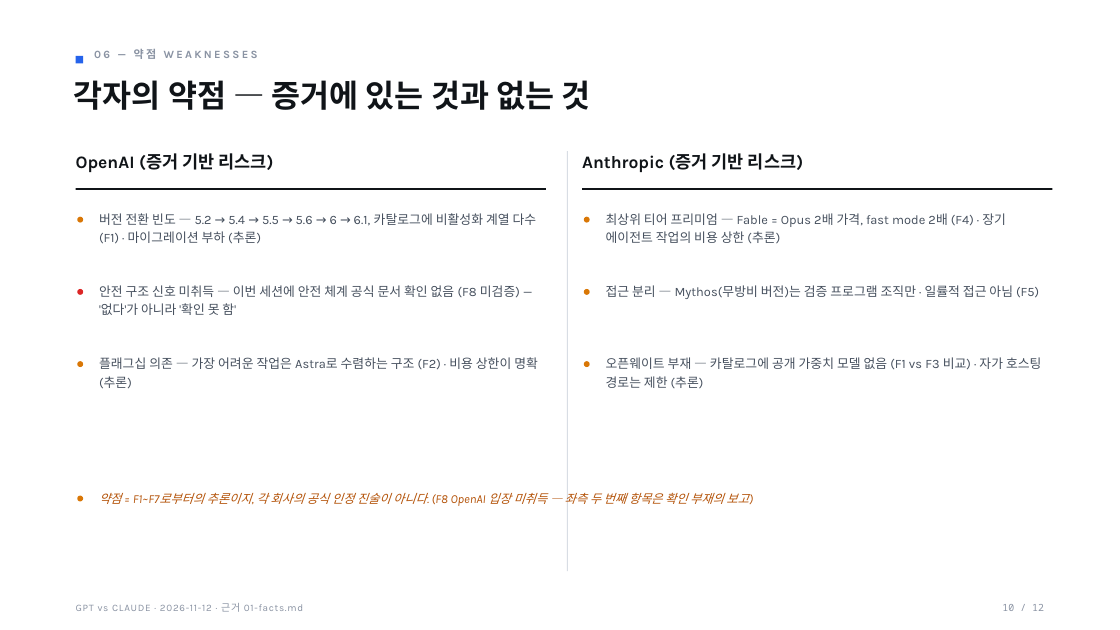
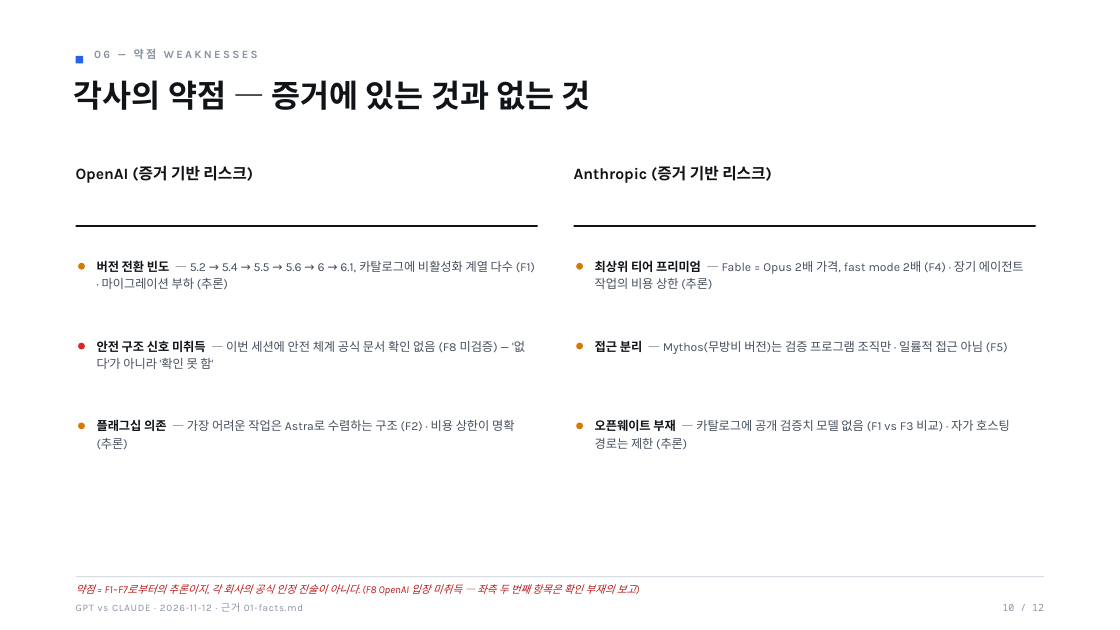
Before and after one commit to yjj3019/AI-Harness, a slide deck: slide 10 of docs/practice/ai-model-competition-2026-11-12/03-deck.pptx. Drawn at 1120x630 pixels with LibreOffice and Linux fonts; fonts in the diff are those of the drawing. Boxes give left, top, right and bottom in pixels: in the first picture for what was removed or moved away, otherwise in the second. Text is boxed around its words. In the diff, an @@ line names an element or a change of style, - is before the commit and + after.

Commit message:
docs(practice): deck v2 redesign — layout archetypes + visual encodings (external references: reveal.js, slidev — MIT, ideas-only)
User review: per-slide design craft insufficient. Re-read all 12 slides (defects D1-D8), adopted design know-how from external repos (hakimel/reveal.js white theme values; slidev layout-archetype system; anthropics/skills excluded — no license). Rebuilt: 8 layout archetypes (cover/statement/table/ladder/duel/price-scale/bar-grid/two-col/matrix/close), 4 visual encodings (tier ladders, log-scale price bars, benchmark bars, 1:1 matrix), display type scale, anchored footnotes. Verified: check_office 0, render5 12/12 (missingFonts 0, sourceSha256=file sha256 05d7d20f), full visual re-read, scorecard 86/100. Evidence rules unchanged (F6 one-sided amber, F8/F9 no claims, zero OpenAI prices). OpenShift binaries restored from committed bytes (diverged on disk).

```diff
--- a/docs/practice/ai-model-competition-2026-11-12/03-deck.pptx
+++ b/docs/practice/ai-model-competition-2026-11-12/03-deck.pptx
@@ text at [74,80,590,110]: text changed @@
-각자의 약점 — 증거에 있는 것과 없는 것
+각사의 약점 — 증거에 있는 것과 없는 것
@@ text "OpenAI (증거 기반 리스크)": place and size @@
-text "OpenAI (증거 기반 리스크)" at [76,153,273,172]
+text "OpenAI (증거 기반 리스크)" at [76,165,253,183]
@@ text "OpenAI (증거 기반 리스크)" at [76,165,253,183]: size 15 to 13.5 pt @@
@@ rectangle removed at [567,151,568,571] @@
@@ text "Anthropic (증거 기반 리스크)" at [574,165,772,183]: size 15 to 13.5 pt @@
@@ text "Anthropic (증거 기반 리스크)": place and size @@
-text "Anthropic (증거 기반 리스크)" at [582,153,803,172]
+text "Anthropic (증거 기반 리스크)" at [574,165,772,183]
@@ rectangle: place and size @@
-rectangle at [76,188,546,190]
+rectangle at [76,225,538,227]
@@ rectangle: place and size @@
-rectangle at [582,188,1053,190]
+rectangle at [574,225,1036,227]
@@ ellipse removed at [584,217,590,223] @@
@@ ellipse: place and size @@
-ellipse at [77,289,83,295]
+ellipse at [78,263,85,270]
@@ ellipse at [78,263,85,270]: fill #DC2626 to #D97706 @@
@@ text "버전 전환 빈도 — 5.2 ...": place and size @@
-text "버전 전환 빈도 — 5.2 ..." at [99,213,537,244]
+text "버전 전환 빈도 — 5.2 ..." at [97,260,535,289]
@@ text "버전 전환 빈도 — 5.2 ..." at [97,260,535,289]: size 11 to 10.5 pt; text colour #46505E to #101418, bold on in "버전 전환 빈도" @@
@@ ellipse: place and size @@
-ellipse at [584,289,590,295]
+ellipse at [576,263,583,270]
@@ text "최상위 티어 프리미엄 — Fable ...": place and size @@
-text "최상위 티어 프리미엄 — Fable ..." at [606,213,1006,243]
+text "최상위 티어 프리미엄 — Fable ..." at [595,260,1024,289]
@@ text "최상위 티어 프리미엄 — Fable ..." at [595,260,1024,289]: size 11 to 10.5 pt; text colour #46505E to #101418, bold on in "최상위 티어 프리미엄" @@
@@ ellipse: place and size @@
-ellipse at [77,361,83,367]
+ellipse at [78,343,85,350]
@@ ellipse at [78,343,85,350]: fill #D97706 to #DC2626 @@
@@ text "안전 구조 신호 미취득 — ...": place and size @@
-text "안전 구조 신호 미취득 — ..." at [99,285,520,315]
+text "안전 구조 신호 미취득 — ..." at [97,340,525,369]
@@ text "안전 구조 신호 미취득 — ..." at [97,340,525,369]: size 11 to 10.5 pt; text colour #46505E to #101418, bold on in "안전 구조 신호 미취득" @@
@@ ellipse: place and size @@
-ellipse at [584,361,590,367]
+ellipse at [576,343,583,350]
@@ text "접근 분리 — Mythos(무방비 버전)는 ...": place and size @@
-text "접근 분리 — Mythos(무방비 버전)는 ..." at [606,285,1039,299]
+text "접근 분리 — Mythos(무방비 버전)는 ..." at [595,340,1008,354]
@@ text "접근 분리 — Mythos(무방비 버전)는 ..." at [595,340,1008,354]: size 11 to 10.5 pt; text colour #46505E to #101418, bold on in "접근 분리" @@
@@ text "플래그십 의존 — 가장 어려운 ...": place and size @@
-text "플래그십 의존 — 가장 어려운 ..." at [99,357,538,389]
+text "플래그십 의존 — 가장 어려운 ..." at [97,419,514,449]
@@ text "플래그십 의존 — 가장 어려운 ..." at [97,419,514,449]: size 11 to 10.5 pt; text colour #46505E to #101418, bold on in "플래그십 의존" @@
@@ text at [595,419,1010,449]: text changed; size 11 to 10.5 pt @@
-오픈웨이트 부재 — 카탈로그에 공개 가중치 모델 없음 (F1 vs F3 비교) · 자가 호스팅 경로는 제한 (추론)
+오픈웨이트 부재 — 카탈로그에 공개 검증치 모델 없음 (F1 vs F3 비교) · 자가 호스팅 경로는 제한 (추론)
@@ ellipse: place and size @@
-ellipse at [77,496,83,502]
+ellipse at [78,423,85,429]
@@ ellipse: place and size @@
-ellipse at [77,217,83,223]
+ellipse at [576,423,583,429]
@@ text "약점 = F1~F7로부터의 추론이지, 각 ...": place and size @@
-text "약점 = F1~F7로부터의 추론이지, 각 ..." at [99,492,748,506]
+text "약점 = F1~F7로부터의 추론이지, 각 ..." at [76,584,636,596]
@@ text "약점 = F1~F7로부터의 추론이지, 각 ..." at [76,584,636,596]: size 10.5 to 9 pt, text colour #B45309 to #B91C1C; line spacing 1.25 to 1 @@
@@ rectangle added at [76,576,1044,577], fill #D8DDE4 @@
```
Also in this commit, not shown: 11 other slides changed, 3 other files.
